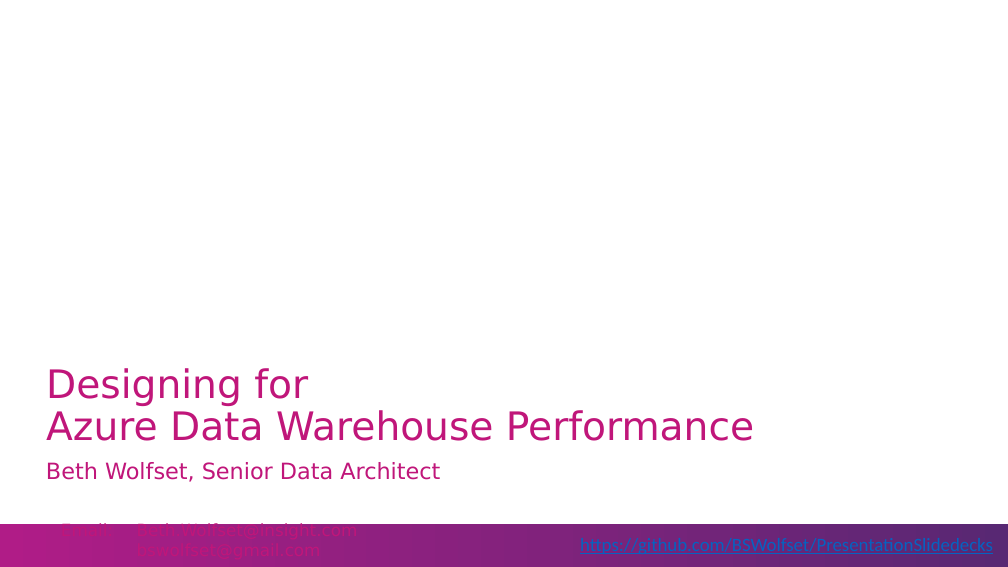
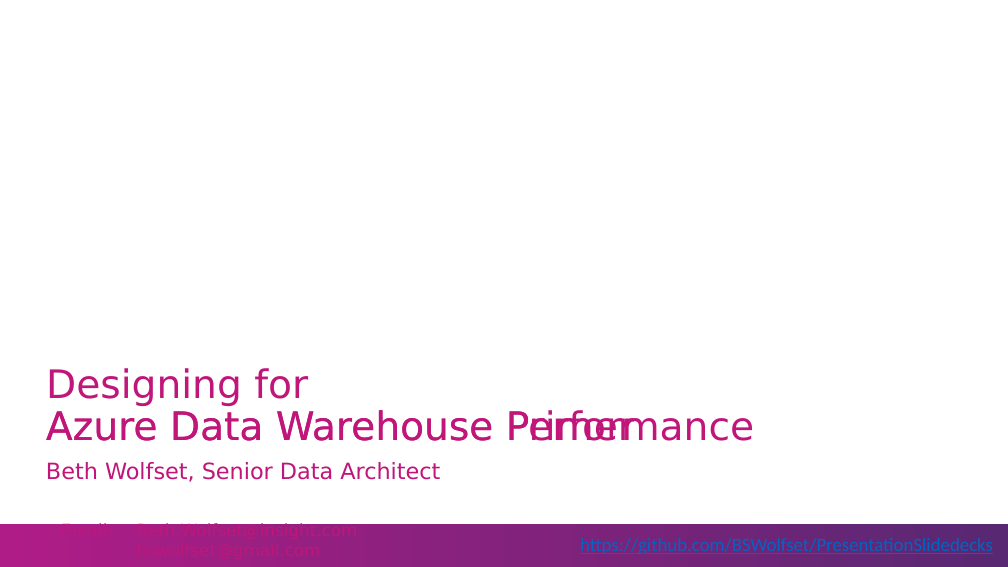
Before and after one commit to BSWolfset/PresentationSlidedecks, a slide deck: slide 1 of DesigningForADWPerformance.pptx. Drawn at 1008x567 pixels with LibreOffice and Linux fonts; fonts in the diff are those of the drawing; background and template pictures are left out. Boxes give left, top, right and bottom in pixels: in the first picture for what was removed or moved away, otherwise in the second. Text is boxed around its words. In the diff, an @@ line names an element or a change of style, - is before the commit and + after.

Commit message:
Updated version for ADW Primer presentation

```diff
--- a/DesigningForADWPerformance.pptx
+++ b/DesigningForADWPerformance.pptx
@@ text added at (x1=46, y1=410, x2=634, y2=441), 28 pt, text #C0167A @@
+Azure Data Warehouse Primer
```
Also in this commit, not shown: 1 other slide changed, 1 slide added.
